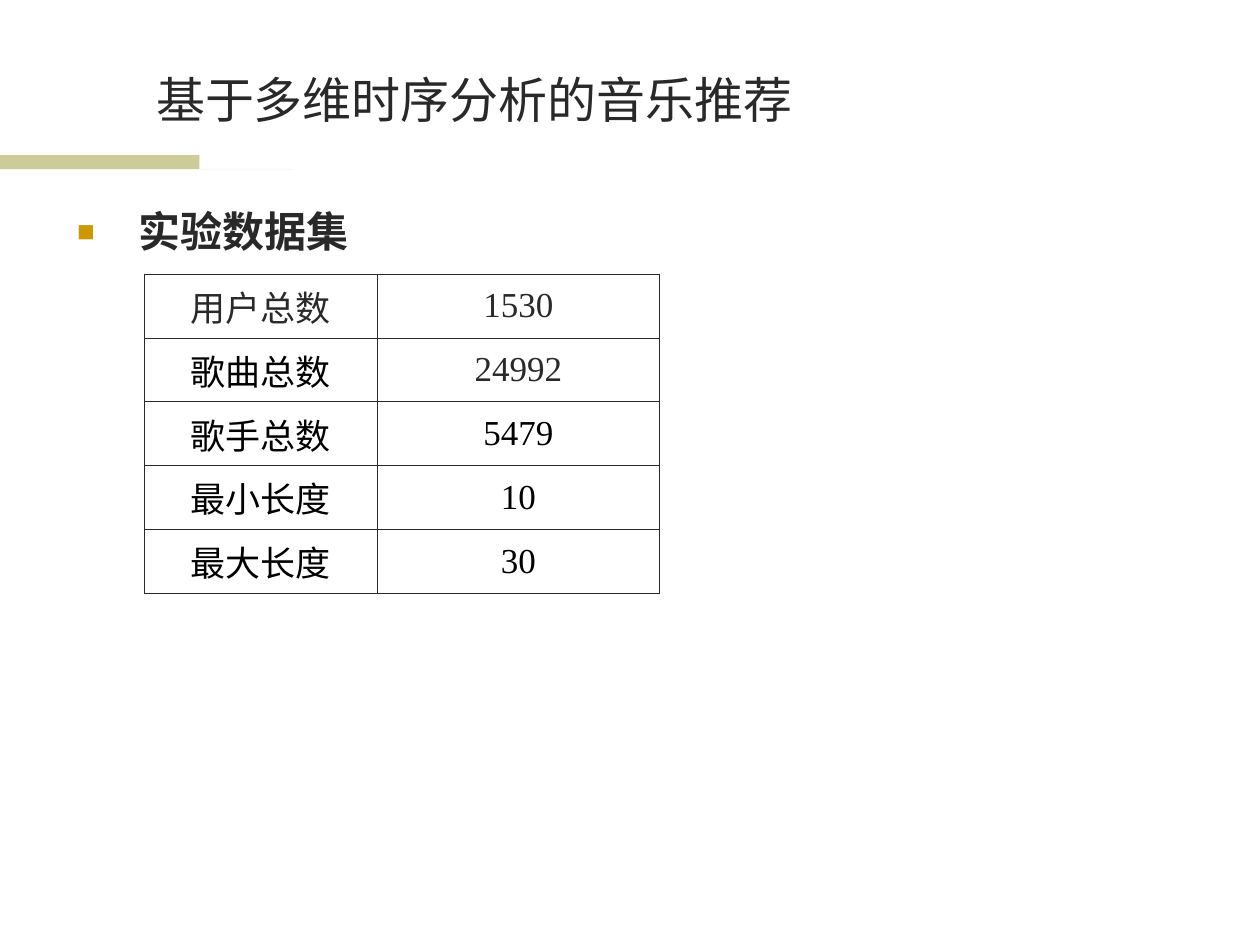
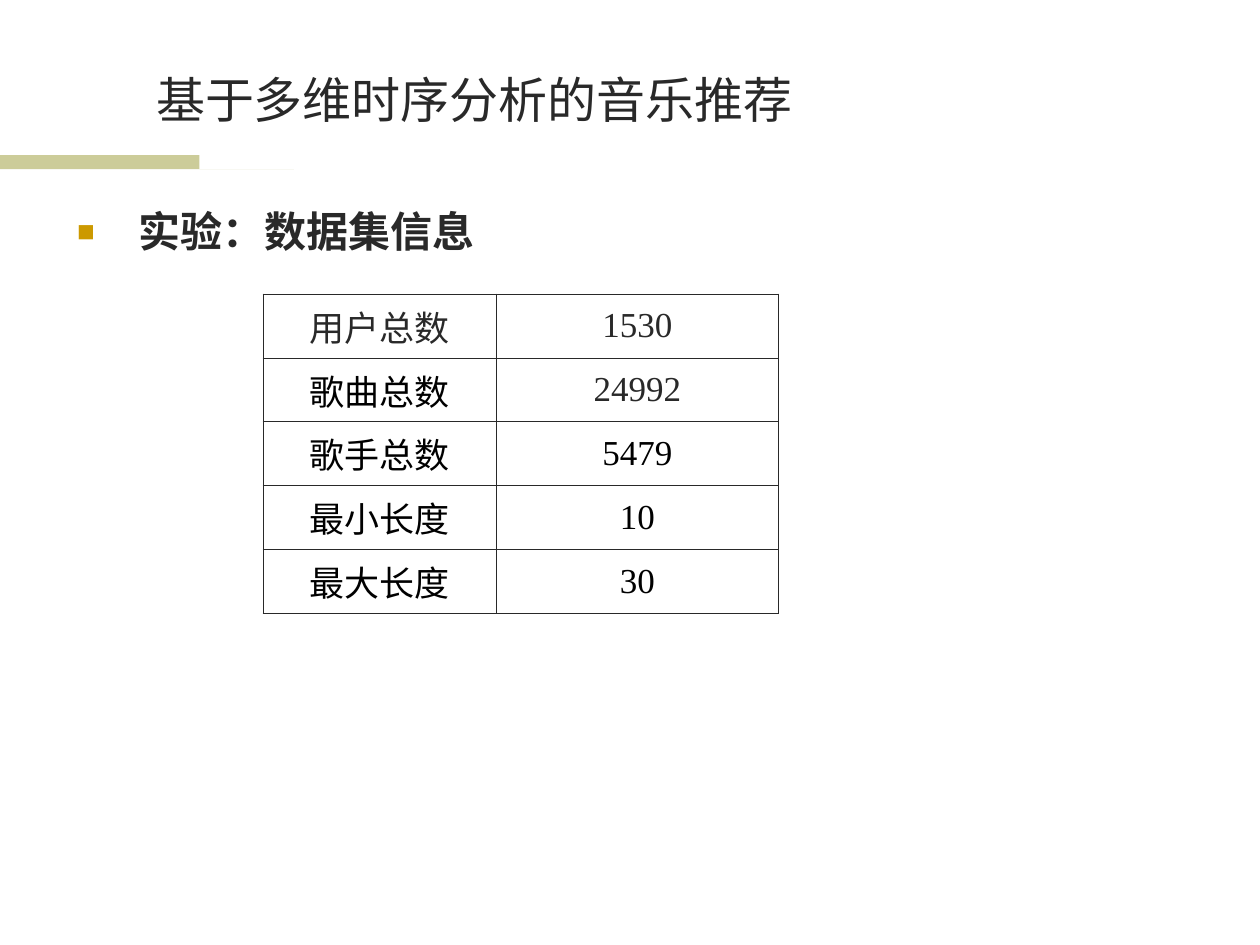
Before and after one commit to wwssttt/NJUThesis, a slide deck: slide 11 of ppt/一种基于时间序列分析的个性化音乐推荐系统及其实现.ppt. Drawn at 1260x945 pixels with LibreOffice and Linux fonts; fonts in the diff are those of the drawing; background and template pictures are left out. Boxes give left, top, right and bottom in pixels: in the first picture for what was removed or moved away, otherwise in the second. Text is boxed around its words. In the diff, an @@ line names an element or a change of style, - is before the commit and + after.

```diff
--- a/ppt/一种基于时间序列分析的个性化音乐推荐系统及其实现.ppt
+++ b/ppt/一种基于时间序列分析的个性化音乐推荐系统及其实现.ppt
@@ text at (139,211,475,251): text changed @@
-■ 实验数据集
+■ 实验：数据集信息
@@ table: place and size @@
-table at (144,275,659,583)
+table at (263,294,779,603)
```
Also in this commit, not shown: 12 other slides changed.
